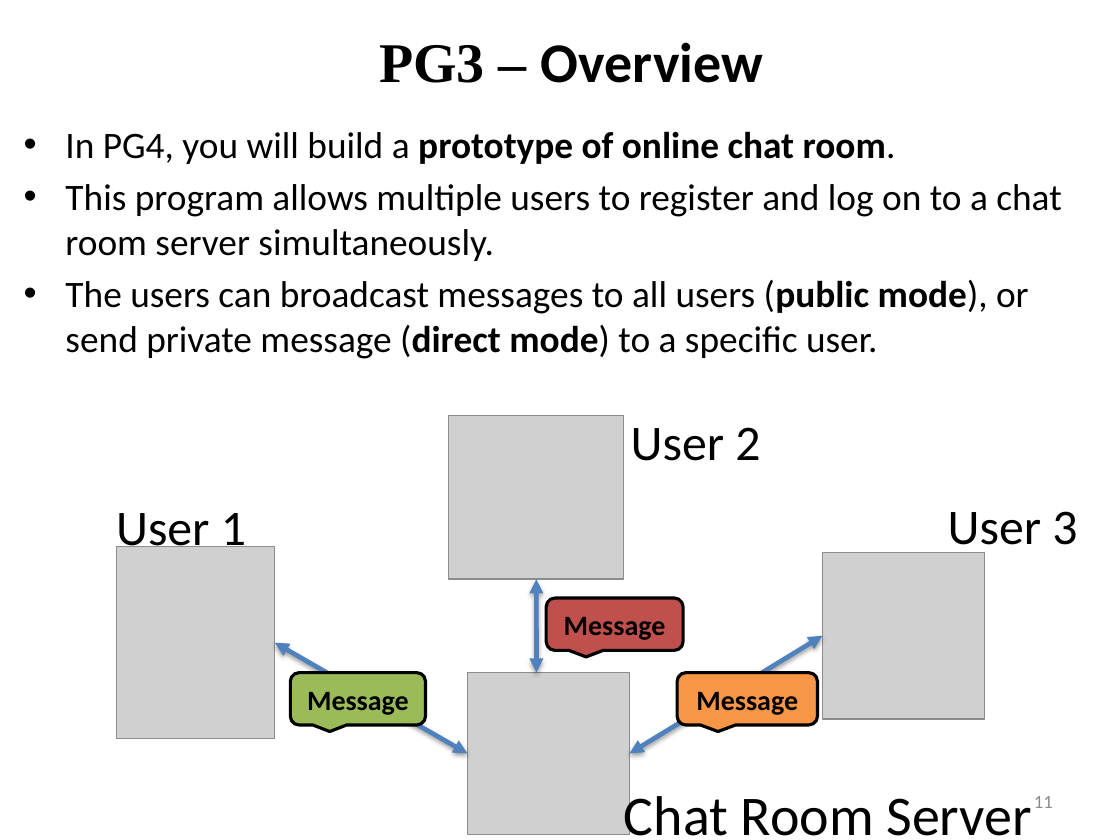
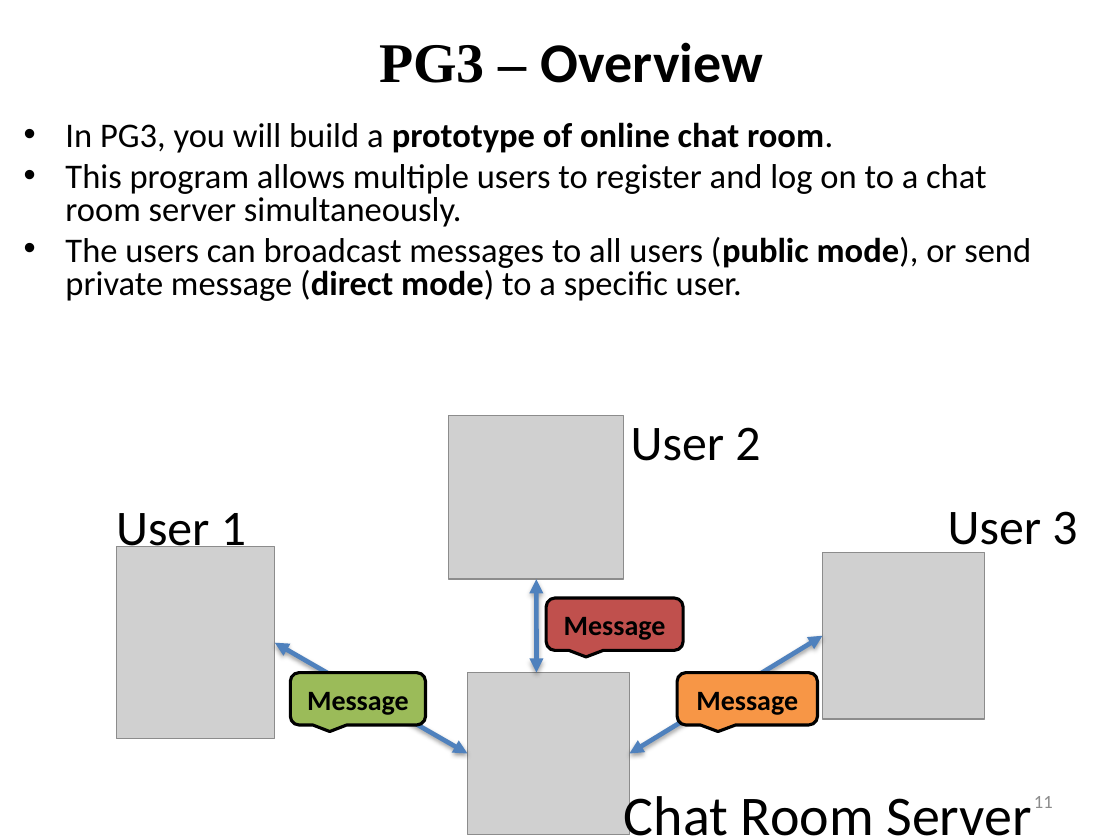
Before and after one commit to NathanRVance/pg3_tutorial, a slide deck: slide 11 of Tutorial 2_PG4.pptx. Drawn at 1120x840 pixels with LibreOffice and Linux fonts; fonts in the diff are those of the drawing; grey boxes stand for pictures. Boxes give left, top, right and bottom in pixels: in the first picture for what was removed or moved away, otherwise in the second. Text is boxed around its words. In the diff, an @@ line names an element or a change of style, - is before the commit and + after.

```diff
--- a/Tutorial 2_PG4.pptx
+++ b/Tutorial 2_PG4.pptx
@@ text at bbox=[65, 122, 833, 153]: text changed; size 24 to 22.2 pt @@
-• In PG4, you will build a prototype of online chat room.
+• In PG3, you will build a prototype of online chat room.
@@ text at bbox=[65, 164, 1031, 301]: size 24 to 22.2 pt in "This program allows multiple users to register ...", "The users can broadcast messages to all ..."; line spacing 1 to 0.8 @@
```
Also in this commit, not shown: 12 other slides changed.
